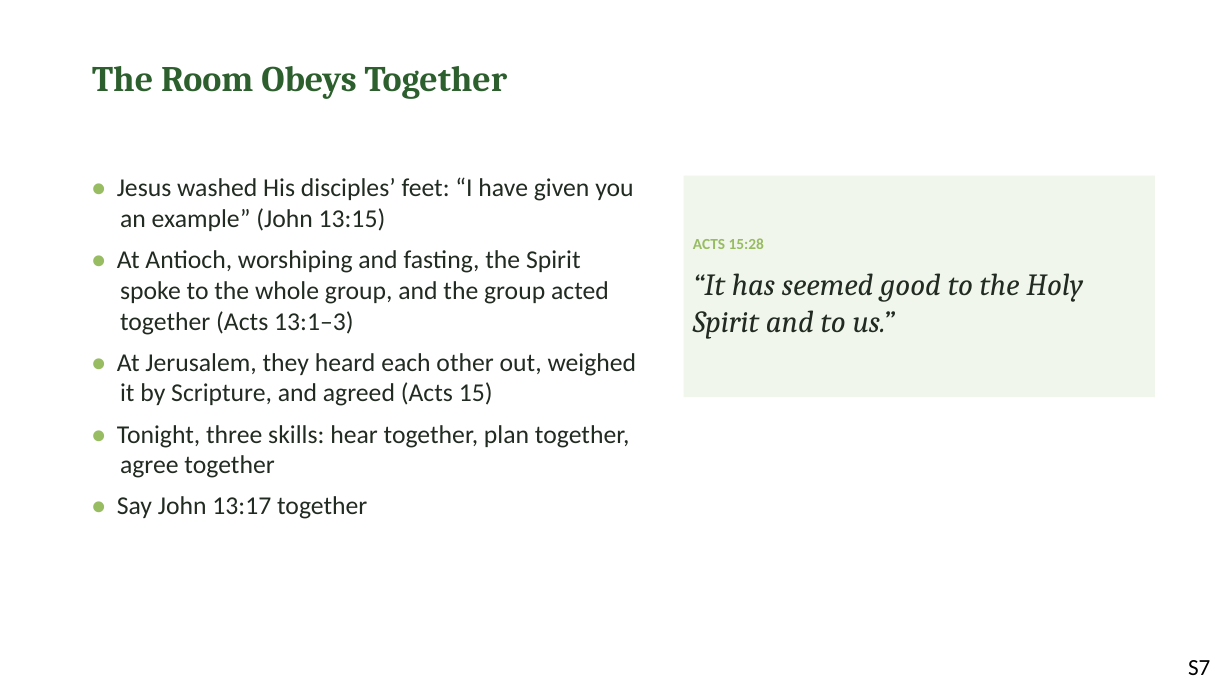
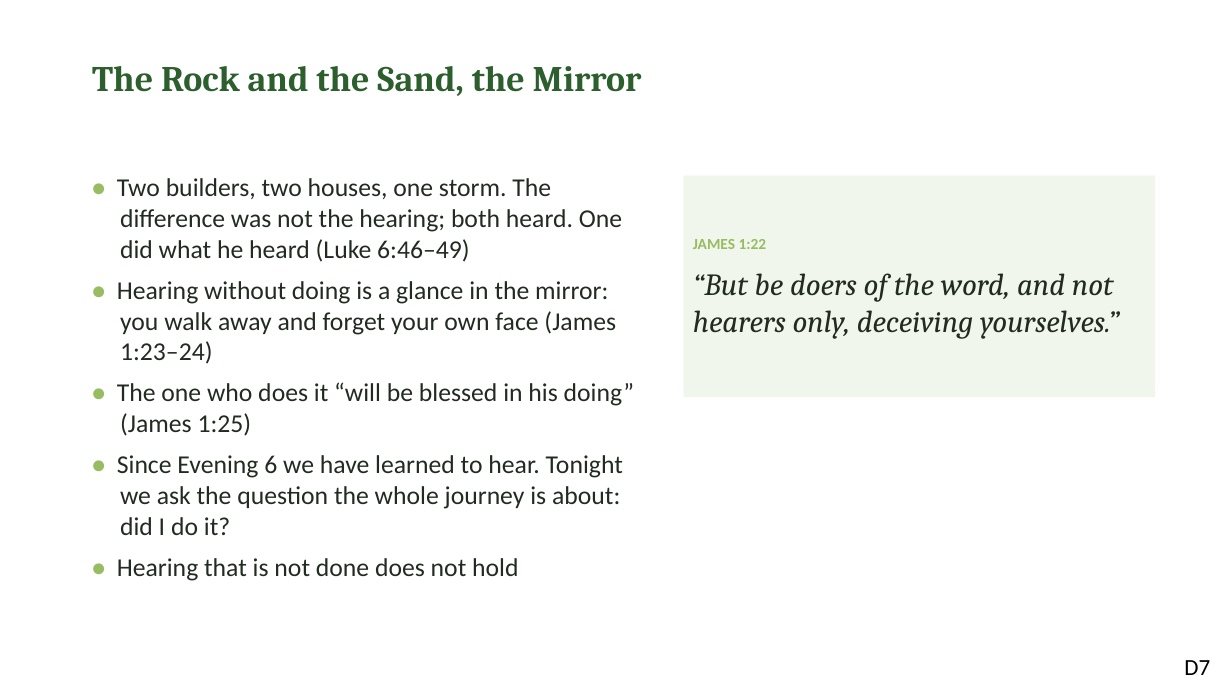
Before and after one commit to jgtittle-ministries/fellowship-of-the-heart-pilot-at-cca, a slide deck: slide 7 of docs/evening/materials/evening-13-slides.pptx. Drawn at 1232x693 pixels with LibreOffice and Linux fonts; fonts in the diff are those of the drawing. Boxes give left, top, right and bottom in pixels: in the first picture for what was removed or moved away, otherwise in the second. Text is boxed around its words. In the diff, an @@ line names an element or a change of style, - is before the commit and + after.

```diff
--- a/docs/evening/materials/evening-13-slides.pptx
+++ b/docs/evening/materials/evening-13-slides.pptx
@@ text at box(92, 66, 642, 96): text changed @@
-The Room Obeys Together
+The Rock and the Sand, the Mirror
@@ text at box(117, 178, 634, 581): text changed @@
-• Jesus washed His disciples’ feet: “I have given you an example” (John 13:15)
-• At Antioch, worshiping and fasting, the Spirit spoke to the whole group, and the group acted together (Acts 13:1–3)
-• At Jerusalem, they heard each other out, weighed it by Scripture, and agreed (Acts 15)
-• Tonight, three skills: hear together, plan together, agree together
-• Say John 13:17 together
+• Two builders, two houses, one storm. The difference was not the hearing; both heard. One did what he heard (Luke 6:46–49)
+• Hearing without doing is a glance in the mirror: you walk away and forget your own face (James 1:23–24)
+• The one who does it “will be blessed in his doing” (James 1:25)
+• Since Evening 6 we have learned to hear. Tonight we ask the question the whole journey is about: did I do it?
+• Hearing that is not done does not hold
@@ text in rectangle at box(693, 239, 1120, 339): text changed @@
-ACTS 15:28
-“It has seemed good to the Holy Spirit and to us.”
+JAMES 1:22
+“But be doers of the word, and not hearers only, deceiving yourselves.”
@@ text at box(1184, 660, 1210, 675): text changed @@
-S7
+D7
```
Also in this commit, not shown: 15 other slides changed, 1 slide removed, 58 other files.
